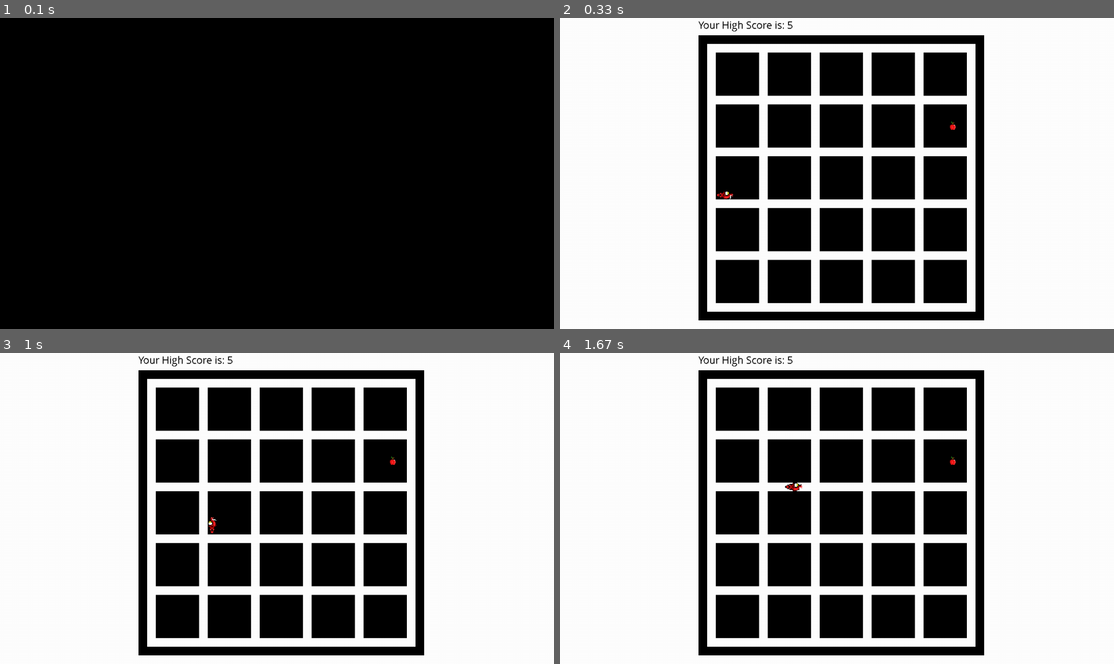
Above: before the commit, frames 1-4 (two rows, left to right).
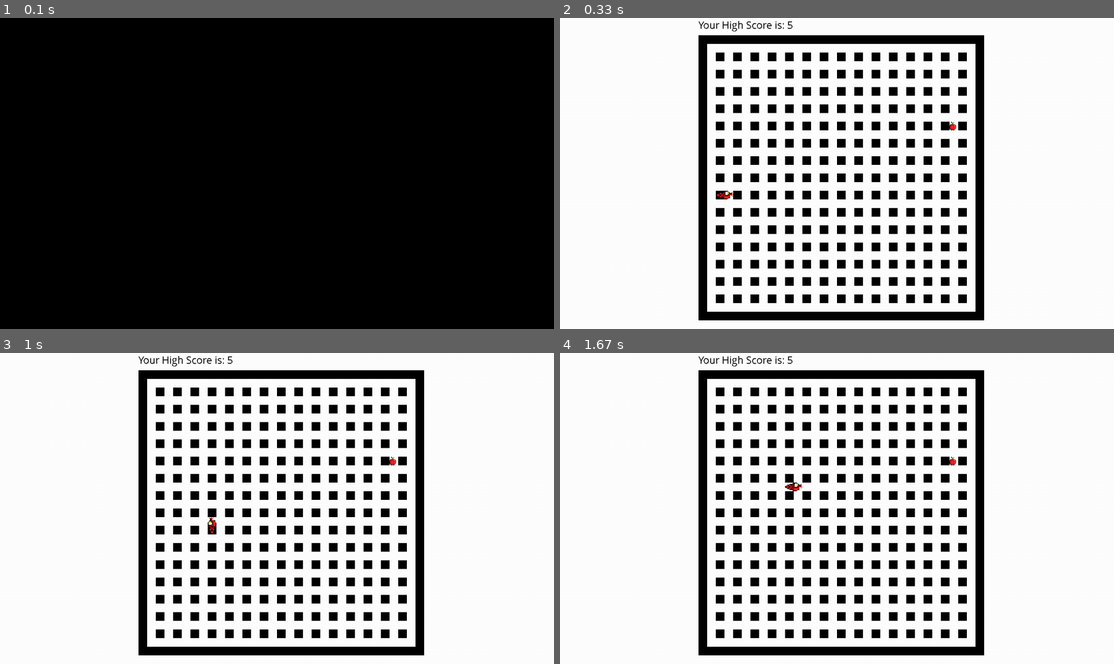
Above: after the commit, the same moments.

Repository: Deuzmo/SnakePythonGame
Game: pygame game, started from driver.py
The game is run twice, just before and just after one commit, with the same random seed, the same clock (stepped at 60 frames per second) and the same inputs.
Inputs:
- Up to frame 1 (0.1 s): no input
- Up to frame 2 (0.33 s): no input
- Up to frame 3 (1 s): hold Right 0.33-0.8 s; hold Up from 0.83 s (still down)
- Up to frame 4 (1.67 s): release Up at 1.3 s; hold Right from 1.33 s (still down)

Frame 1 is identical in both runs. In frame 2, 18% of the frame differs, in the area x 28-74%, y 11-92%; in frame 3, 18%; in frame 4, 18%.

Commit message:
Changed cube pattern on board to match snek size

Diff:
--- a/board.py
+++ b/board.py
@@ -44,22 +44,26 @@
     # draw rectangles
     hor = 360  # starting horizontal pos of rectangle
     ver = 80  # starting vertical pos of rectangle
-    sq_width = 100  # rectangle width
-    sq_height = 100  # rectangle height
+    sq_width = 20  # rectangle width
+    sq_height = 20  # rectangle height
     square_size = (sq_width, sq_height)  # var combining both rectangle width and height
 
-    for y in range(5):  # loops through all vertical positions
-        for x in range(5):  # loops through all horizontal positions
+    #determines num squares printed on playing board
+    y_Range = int(((endY-startY)/sq_height)/2) - 1
+    x_Range = int(((endX-startX)/sq_width)/2) - 1
+
+    for y in range(y_Range):  # loops through all vertical positions
+        for x in range(x_Range):  # loops through all horizontal positions
             # resets pos of each rectangle
             pos = (hor, ver)
             # draws rectangle
             pygame.draw.rect(screen, (0, 0, 0, 0), [pos, square_size])
             # increments hor position
-            hor = hor + 120
+            hor = hor + (sq_width*2)
         # resets hor position for each row
         hor = 360
         # increments ver position
-        ver = ver + 120
+        ver = ver + (sq_height*2)
 
 
 
